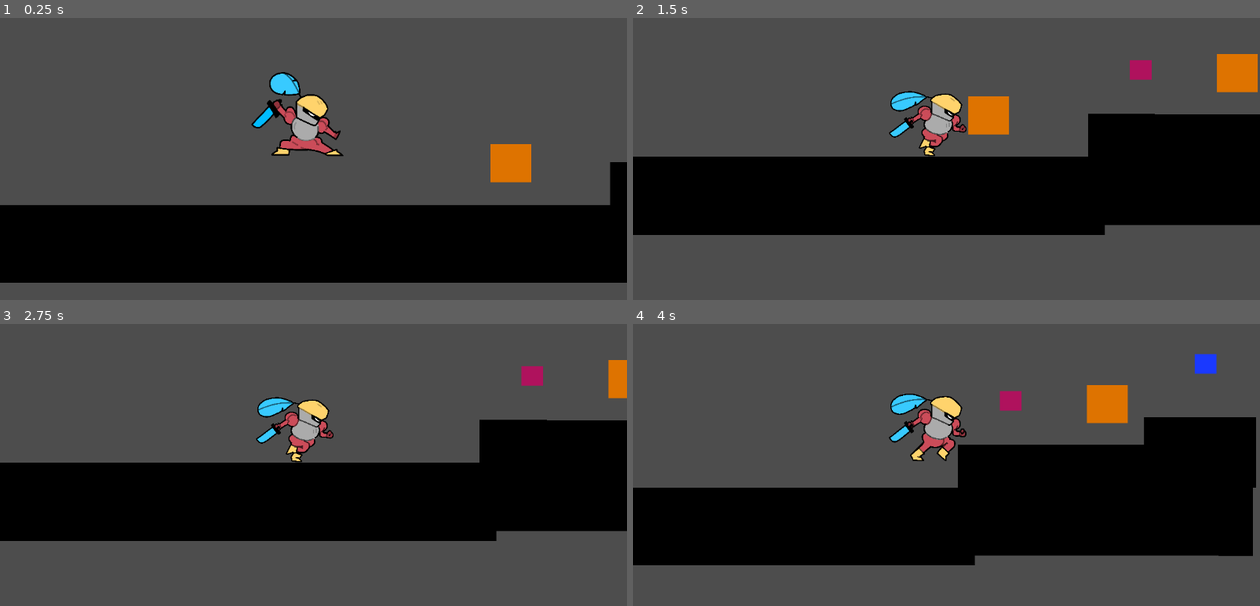
Above: before the commit, frames 1-4 (two rows, left to right).
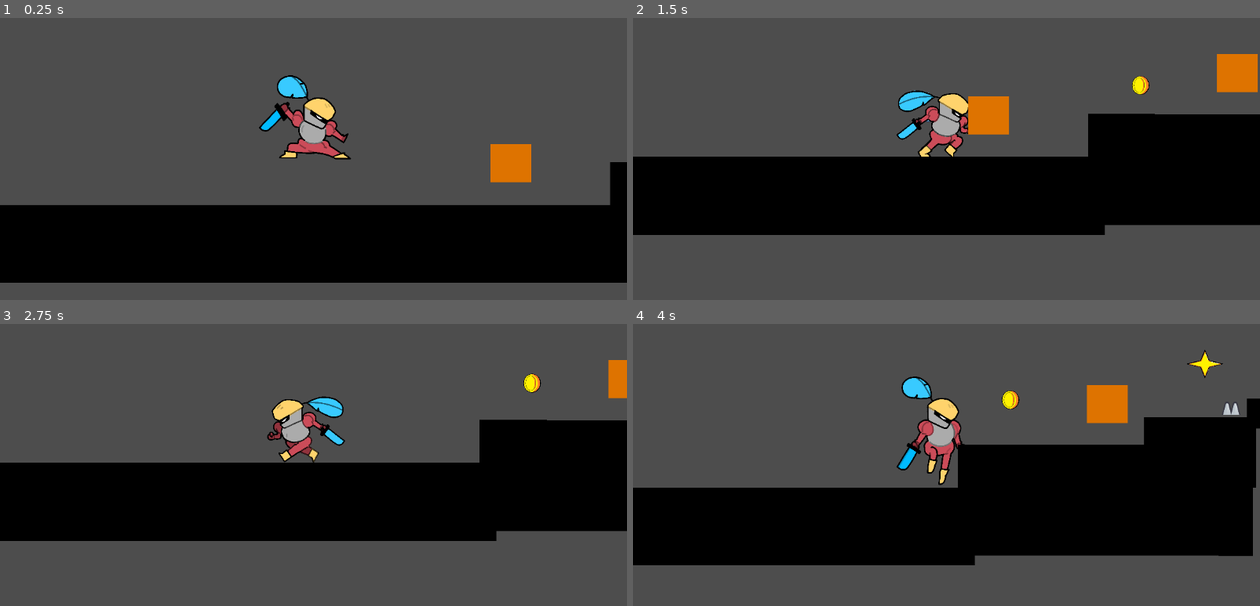
Above: after the commit, the same moments.

Repository: facundooli/plataformero
Game: Godot game, scene res://nivel.tscn
Two runs of this game, one before a commit and one after it. Both use one fixed random seed, a clock stepped at 60 frames per second and the inputs below. The engine's default icon, where the game draws it, is replaced by a stand-in: a white triangle on a blue panel in a dark square.
Inputs:
- Up to frame 1 (0.25 s): no input
- Up to frame 2 (1.5 s): hold D (derecha) from 0.53 s (still down); tap W (salto) at 0.6, 0.77, 1.07, 1.35 s
- Up to frame 3 (2.75 s): tap W (salto) at 1.52, 1.82, 2.1 s; release D (derecha) at 2.03 s; hold A (izquierda) from 2.03 s (still down)
- Up to frame 4 (4 s): release A (izquierda) at 2.78 s; hold D (derecha) from 2.78 s (still down); tap W (salto) at 2.85, 3.02, 3.32, 3.6, 3.77 s

The runs differ from the first frame. In frame 1, 1.9% of the frame differs, in the area x 40-56%, y 19-51%; in frame 2, 2.0%; in frame 3, 2.2%; in frame 4, 2.9%, in the area x 40-100%, y 9-58%.

Commit message:
pinche, moneda y jugador

Diff:
--- a/plataformero/Jugador/jugador.gd
+++ b/plataformero/Jugador/jugador.gd
@@ -4,26 +4,38 @@
 const SPEED = 300.0
 const JUMP_VELOCITY = -400.0
 var  modificador_salto = 1
-
+var salto_terminado = true
+var vidas = 2
 func _physics_process(delta: float) -> void:
 	# Add the gravity.
 	if not is_on_floor():
 		velocity += get_gravity() * delta
+	else:
+		salto_terminado = true
 
 	# Handle jump.
 	if Input.is_action_just_pressed("salto") and is_on_floor():
 		velocity.y = JUMP_VELOCITY * modificador_salto
+		$AnimatedSprite2D.play("salto")
+		salto_terminado = false
 
 
 	# Get the input direction and handle the movement/deceleration.
 	# As good practice, you should replace UI actions with custom gameplay actions.
 	var direction := Input.get_axis("izquierda", "derecha")
 	if direction:
+		if direction == 1:
+			$AnimatedSprite2D.flip_h = false
+		else:
+			$AnimatedSprite2D.flip_h = true
 
 		velocity.x = direction * SPEED
-		$AnimatedSprite2D.play("caminar")
+		if salto_terminado:
+			$AnimatedSprite2D.play("caminar")
 	else:
 		velocity.x = move_toward(velocity.x, 0, SPEED)
+		if salto_terminado:
+			$AnimatedSprite2D.play("quieto")
 
 	move_and_slide()
 
@@ -38,3 +50,10 @@
 
 func _on_temporizadorpowerupssalto_timeout() -> void:
 	modificador_salto = 1
+
+
+func _on_pinche_body_entered(body: Node2D) -> void:
+	if body == self:
+		vidas = vidas - 1
+	if vidas == 0:
+		get_tree().quit()
--- a/plataformero/Jugador/jugador.tscn
+++ b/plataformero/Jugador/jugador.tscn
@@ -8,6 +8,10 @@
 [ext_resource type="Texture2D" uid="uid://b1j3od4m6oh7p" path="res://asset/frame para el juego/Frames pose estándar/214 sin título_20251022031145.png" id="4_ur6xs"]
 [ext_resource type="Texture2D" uid="uid://cj1nent6awgc2" path="res://asset/frame para el juego/Frames correr/214 sin título_20251022031247.png" id="5_1mnpf"]
 [ext_resource type="Texture2D" uid="uid://c3vcx0weumjri" path="res://asset/frame para el juego/Frames correr/214 sin título_20251022031255.png" id="6_s7ii8"]
+[ext_resource type="Texture2D" uid="uid://pkfoojk3ac4f" path="res://asset/frame para el juego/Frames salto/214 sin título_20251022031152.png" id="9_0kgk6"]
+[ext_resource type="Texture2D" uid="uid://bpofeic6ywdc" path="res://asset/frame para el juego/Frames salto/214 sin título_20251022031045.png" id="10_4sa7g"]
+[ext_resource type="Texture2D" uid="uid://dwkqfcgoo602p" path="res://asset/frame para el juego/Frames salto/214 sin título_20251022031058.png" id="11_tnctr"]
+[ext_resource type="Texture2D" uid="uid://cgckwdjop8heb" path="res://asset/frame para el juego/Frames salto/214 sin título_20251022031221.png" id="12_le1eq"]
 
 [sub_resource type="CapsuleShape2D" id="CapsuleShape2D_ur6xs"]
 radius = 32.0
@@ -15,6 +19,14 @@
 
 [sub_resource type="SpriteFrames" id="SpriteFrames_mpam0"]
 animations = [{
+"frames": [{
+"duration": 1.0,
+"texture": ExtResource("11_tnctr")
+}],
+"loop": true,
+"name": &"caida",
+"speed": 5.0
+}, {
 "frames": [{
 "duration": 1.0,
 "texture": ExtResource("3_pfhhi")
@@ -28,7 +40,7 @@
 "duration": 1.0,
 "texture": ExtResource("6_s7ii8")
 }],
-"loop": false,
+"loop": true,
 "name": &"caminar",
 "speed": 6.0
 }, {
@@ -42,6 +54,23 @@
 "loop": true,
 "name": &"quieto",
 "speed": 5.0
+}, {
+"frames": [{
+"duration": 1.0,
+"texture": ExtResource("9_0kgk6")
+}, {
+"duration": 1.0,
+"texture": ExtResource("10_4sa7g")
+}, {
+"duration": 1.0,
+"texture": ExtResource("11_tnctr")
+}, {
+"duration": 1.0,
+"texture": ExtResource("12_le1eq")
+}],
+"loop": false,
+"name": &"salto",
+"speed": 7.0
 }]
 
 [node name="Jugador" type="CharacterBody2D"]
@@ -61,12 +90,10 @@
 [node name="temporizadorpowerupssalto" type="Timer" parent="."]
 
 [node name="AnimatedSprite2D" type="AnimatedSprite2D" parent="."]
-position = Vector2(-31, -4.0000005)
+position = Vector2(-16.999996, 2)
 scale = Vector2(0.058332626, 0.063805975)
 sprite_frames = SubResource("SpriteFrames_mpam0")
-animation = &"caminar"
+animation = &"caida"
 autoplay = "quieto"
-frame = 2
-frame_progress = 0.81922823
 
 [connection signal="timeout" from="temporizadorpowerupssalto" to="." method="_on_temporizadorpowerupssalto_timeout"]
--- a/plataformero/nivel.tscn
+++ b/plataformero/nivel.tscn
@@ -6,6 +6,7 @@
 [ext_resource type="PackedScene" uid="uid://dy3wtkt1rn618" path="res://utileria/moneda.tscn" id="4_ymy7k"]
 [ext_resource type="PackedScene" uid="uid://4h01qopmyiie" path="res://utileria/estrella.tscn" id="5_ymy7k"]
 [ext_resource type="PackedScene" uid="uid://cotscauqg4x6n" path="res://Jugador/powerups/salto.tscn" id="6_vttml"]
+[ext_resource type="PackedScene" uid="uid://c8ccx452pu8sh" path="res://utileria/pinche.tscn" id="7_6apml"]
 
 [node name="nivel" type="Node2D"]
 script = ExtResource("1_j87l1")
@@ -36,7 +37,7 @@
 [node name="piso5" parent="." instance=ExtResource("2_7gdj4")]
 position = Vector2(1255, 27)
 rotation = -0.0015311837
-scale = Vector2(-0.80421096, 1.2468013)
+scale = Vector2(-1.364272, 1.2468013)
 
 [node name="piso6" parent="." instance=ExtResource("2_7gdj4")]
 position = Vector2(1245, -172.99998)
@@ -58,8 +59,12 @@
 [node name="Salto2" parent="." instance=ExtResource("6_vttml")]
 position = Vector2(823, 34)
 
+[node name="pinche" parent="." instance=ExtResource("7_6apml")]
+position = Vector2(1044, 52)
+
 [connection signal="body_entered" from="Moneda" to="." method="_on_moneda_body_entered"]
 [connection signal="body_entered" from="Moneda2" to="." method="_on_moneda_body_entered"]
 [connection signal="body_entered" from="estrella" to="." method="_on_estrella_body_entered"]
 [connection signal="body_entered" from="Salto" to="Jugador" method="_on_salto_body_entered"]
 [connection signal="body_entered" from="Salto2" to="Jugador" method="_on_salto_body_entered"]
+[connection signal="body_entered" from="pinche" to="Jugador" method="_on_pinche_body_entered"]
--- a/plataformero/utileria/estrella.tscn
+++ b/plataformero/utileria/estrella.tscn
@@ -1,29 +1,89 @@
-[gd_scene load_steps=5 format=3 uid="uid://4h01qopmyiie"]
+[gd_scene load_steps=7 format=3 uid="uid://4h01qopmyiie"]
 
 [ext_resource type="Script" uid="uid://uvdawwg40wcs" path="res://utileria/moneda.gd" id="1_xr7lv"]
+[ext_resource type="Texture2D" uid="uid://ddnuv4o162knd" path="res://asset/fotos para el juego/objeto_de_valor.png" id="2_ebdnp"]
 
-[sub_resource type="RectangleShape2D" id="RectangleShape2D_j2uve"]
-size = Vector2(38.5, 35)
+[sub_resource type="RectangleShape2D" id="RectangleShape2D_1386d"]
+size = Vector2(39.5, 33.5)
 
-[sub_resource type="Gradient" id="Gradient_hl6n3"]
-offsets = PackedFloat32Array(1)
-colors = PackedColorArray(0.10539094, 0.22406402, 1, 1)
+[sub_resource type="Animation" id="Animation_ebdnp"]
+resource_name = "new_animation"
+loop_mode = 1
+tracks/0/type = "value"
+tracks/0/imported = false
+tracks/0/enabled = true
+tracks/0/path = NodePath("Sprite2D:position")
+tracks/0/interp = 1
+tracks/0/loop_wrap = true
+tracks/0/keys = {
+"times": PackedFloat32Array(0, 0.5),
+"transitions": PackedFloat32Array(1, 1),
+"update": 0,
+"values": [Vector2(1, 1), Vector2(1, 30)]
+}
+tracks/1/type = "value"
+tracks/1/imported = false
+tracks/1/enabled = true
+tracks/1/path = NodePath("CollisionShape2D:position")
+tracks/1/interp = 1
+tracks/1/loop_wrap = true
+tracks/1/keys = {
+"times": PackedFloat32Array(0, 0.46666667),
+"transitions": PackedFloat32Array(1, 1),
+"update": 0,
+"values": [Vector2(0.9999999, 1.9073486e-06), Vector2(1, 30)]
+}
 
-[sub_resource type="GradientTexture2D" id="GradientTexture2D_gyb2b"]
-gradient = SubResource("Gradient_hl6n3")
-fill_from = Vector2(0.9170507, 0)
-fill_to = Vector2(0.97235024, 0)
+[sub_resource type="Animation" id="Animation_1386d"]
+length = 0.001
+tracks/0/type = "value"
+tracks/0/imported = false
+tracks/0/enabled = true
+tracks/0/path = NodePath("Sprite2D:position")
+tracks/0/interp = 1
+tracks/0/loop_wrap = true
+tracks/0/keys = {
+"times": PackedFloat32Array(0),
+"transitions": PackedFloat32Array(1),
+"update": 0,
+"values": [Vector2(0.9999962, -1)]
+}
+tracks/1/type = "value"
+tracks/1/imported = false
+tracks/1/enabled = true
+tracks/1/path = NodePath("CollisionShape2D:position")
+tracks/1/interp = 1
+tracks/1/loop_wrap = true
+tracks/1/keys = {
+"times": PackedFloat32Array(0),
+"transitions": PackedFloat32Array(1),
+"update": 0,
+"values": [Vector2(0.9999999, 1.9073486e-06)]
+}
+
+[sub_resource type="AnimationLibrary" id="AnimationLibrary_tmffr"]
+_data = {
+&"RESET": SubResource("Animation_1386d"),
+&"new_animation": SubResource("Animation_ebdnp")
+}
 
 [node name="estrella" type="Area2D"]
 script = ExtResource("1_xr7lv")
 
+[node name="Sprite2D" type="Sprite2D" parent="."]
+position = Vector2(0.9999962, -1)
+scale = Vector2(0.19172601, 0.15733334)
+texture = ExtResource("2_ebdnp")
+
 [node name="CollisionShape2D" type="CollisionShape2D" parent="."]
-position = Vector2(0, 1)
-shape = SubResource("RectangleShape2D_j2uve")
+position = Vector2(0.9999999, 1.9073486e-06)
+scale = Vector2(0.93600905, 1)
+shape = SubResource("RectangleShape2D_1386d")
 
-[node name="Sprite2D" type="Sprite2D" parent="."]
-position = Vector2(0.2499994, 0.99999833)
-scale = Vector2(0.6171875, 0.56249994)
-texture = SubResource("GradientTexture2D_gyb2b")
+[node name="AnimationPlayer" type="AnimationPlayer" parent="."]
+libraries = {
+&"": SubResource("AnimationLibrary_tmffr")
+}
+autoplay = "new_animation"
 
 [connection signal="body_entered" from="." to="." method="_on_body_entered"]
--- a/plataformero/utileria/moneda.tscn
+++ b/plataformero/utileria/moneda.tscn
@@ -1,29 +1,87 @@
-[gd_scene load_steps=5 format=3 uid="uid://dy3wtkt1rn618"]
+[gd_scene load_steps=7 format=3 uid="uid://dy3wtkt1rn618"]
 
 [ext_resource type="Script" uid="uid://uvdawwg40wcs" path="res://utileria/moneda.gd" id="1_hl6n3"]
+[ext_resource type="Texture2D" uid="uid://ldeckj6j6oih" path="res://asset/fotos para el juego/moneda - copia.png" id="2_gyb2b"]
 
-[sub_resource type="RectangleShape2D" id="RectangleShape2D_j2uve"]
-size = Vector2(38.5, 35)
+[sub_resource type="RectangleShape2D" id="RectangleShape2D_gyb2b"]
+size = Vector2(31, 34)
 
-[sub_resource type="Gradient" id="Gradient_hl6n3"]
-offsets = PackedFloat32Array(1)
-colors = PackedColorArray(0.6885308, 0.07419052, 0.36732242, 1)
+[sub_resource type="Animation" id="Animation_gyb2b"]
+resource_name = "new_animation"
+loop_mode = 1
+tracks/0/type = "value"
+tracks/0/imported = false
+tracks/0/enabled = true
+tracks/0/path = NodePath("../Sprite2D:position")
+tracks/0/interp = 1
+tracks/0/loop_wrap = true
+tracks/0/keys = {
+"times": PackedFloat32Array(0, 0.5),
+"transitions": PackedFloat32Array(1, 1),
+"update": 0,
+"values": [Vector2(1, 9.536743e-07), Vector2(1, 30)]
+}
+tracks/1/type = "value"
+tracks/1/imported = false
+tracks/1/enabled = true
+tracks/1/path = NodePath(".:position")
+tracks/1/interp = 1
+tracks/1/loop_wrap = true
+tracks/1/keys = {
+"times": PackedFloat32Array(0, 0.5),
+"transitions": PackedFloat32Array(1, 1),
+"update": 0,
+"values": [Vector2(0, 0), Vector2(0, 30)]
+}
 
-[sub_resource type="GradientTexture2D" id="GradientTexture2D_gyb2b"]
-gradient = SubResource("Gradient_hl6n3")
-fill_from = Vector2(0.9170507, 0)
-fill_to = Vector2(0.97235024, 0)
+[sub_resource type="Animation" id="Animation_s3ma8"]
+length = 0.001
+tracks/0/type = "value"
+tracks/0/imported = false
+tracks/0/enabled = true
+tracks/0/path = NodePath("../Sprite2D:position")
+tracks/0/interp = 1
+tracks/0/loop_wrap = true
+tracks/0/keys = {
+"times": PackedFloat32Array(0),
+"transitions": PackedFloat32Array(1),
+"update": 0,
+"values": [Vector2(1, 9.536743e-07)]
+}
+tracks/1/type = "value"
+tracks/1/imported = false
+tracks/1/enabled = true
+tracks/1/path = NodePath(".:position")
+tracks/1/interp = 1
+tracks/1/loop_wrap = true
+tracks/1/keys = {
+"times": PackedFloat32Array(0),
+"transitions": PackedFloat32Array(1),
+"update": 0,
+"values": [Vector2(0, 0)]
+}
+
+[sub_resource type="AnimationLibrary" id="AnimationLibrary_s3ma8"]
+_data = {
+&"RESET": SubResource("Animation_s3ma8"),
+&"new_animation": SubResource("Animation_gyb2b")
+}
 
 [node name="Moneda" type="Area2D"]
 script = ExtResource("1_hl6n3")
 
+[node name="Sprite2D" type="Sprite2D" parent="."]
+position = Vector2(1, 9.536743e-07)
+scale = Vector2(0.14371258, 0.13127494)
+texture = ExtResource("2_gyb2b")
+
 [node name="CollisionShape2D" type="CollisionShape2D" parent="."]
-position = Vector2(0, 1)
-shape = SubResource("RectangleShape2D_j2uve")
+shape = SubResource("RectangleShape2D_gyb2b")
 
-[node name="Sprite2D" type="Sprite2D" parent="."]
-position = Vector2(0.2499994, 0.99999833)
-scale = Vector2(0.6171875, 0.56249994)
-texture = SubResource("GradientTexture2D_gyb2b")
+[node name="AnimationPlayer" type="AnimationPlayer" parent="CollisionShape2D"]
+libraries = {
+&"": SubResource("AnimationLibrary_s3ma8")
+}
+autoplay = "new_animation"
 
 [connection signal="body_entered" from="." to="." method="_on_body_entered"]
--- /dev/null
+++ b/plataformero/utileria/pinche.tscn
@@ -0,0 +1,17 @@
+[gd_scene load_steps=3 format=3 uid="uid://c8ccx452pu8sh"]
+
+[ext_resource type="Texture2D" uid="uid://bgxpato2v3k2l" path="res://utileria/spikes.png" id="1_uynam"]
+
+[sub_resource type="RectangleShape2D" id="RectangleShape2D_gyb2b"]
+size = Vector2(31, 25)
+
+[node name="pinche" type="Area2D"]
+
+[node name="Sprite2D" type="Sprite2D" parent="."]
+position = Vector2(6.999999, -18.8996)
+scale = Vector2(0.53125, 0.7218874)
+texture = ExtResource("1_uynam")
+
+[node name="CollisionShape2D" type="CollisionShape2D" parent="."]
+position = Vector2(7, -7.5)
+shape = SubResource("RectangleShape2D_gyb2b")
Not shown: 1 places in plataformero/Jugador/jugador.tscn that only renumber resources
Binary file added: plataformero/asset/fotos para el juego/moneda - copia.png
Not shown, added: plataformero/asset/fotos para el juego/moneda - copia.png.import
Binary file added: plataformero/asset/fotos para el juego/moneda.png
Not shown, added: plataformero/asset/fotos para el juego/moneda.png.import
Binary file added: plataformero/asset/fotos para el juego/objeto de valor.png
Not shown, added: plataformero/asset/fotos para el juego/objeto de valor.png.import
Binary file added: plataformero/asset/fotos para el juego/objeto_de_valor.png
Not shown, added: plataformero/asset/fotos para el juego/objeto_de_valor.png.import
Binary file added: plataformero/asset/frame para el juego/Frames salto/fotos para el juego/moneda - copia.png
Not shown, added: plataformero/asset/frame para el juego/Frames salto/fotos para el juego/moneda - copia.png.import
Binary file added: plataformero/asset/frame para el juego/Frames salto/fotos para el juego/moneda.png
(and 8 more such lines)
